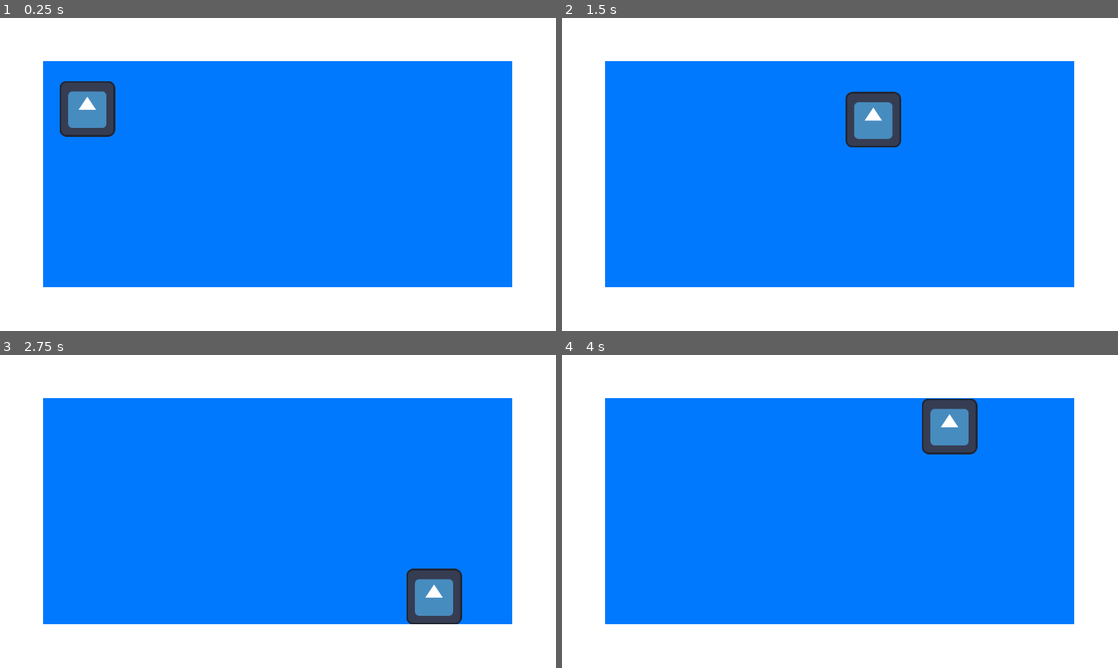
Above: before the commit, frames 1-4 (two rows, left to right).
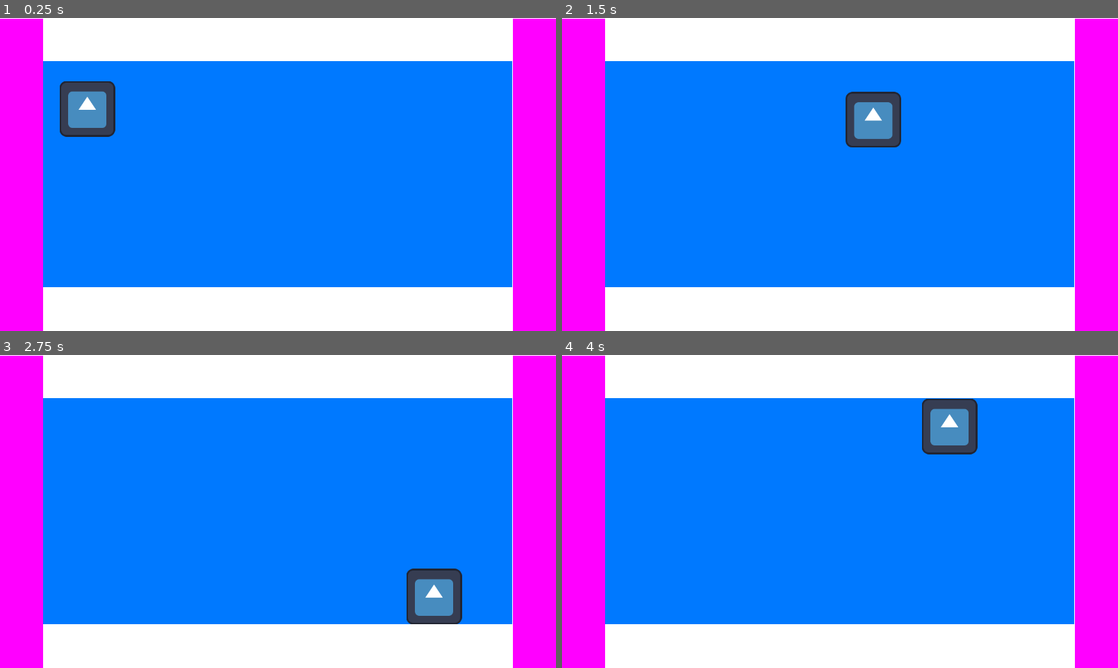
Above: after the commit, the same moments.

Repository: jaysc/bubel
Game: Godot game, scene res://scenes/main.tscn
The game is run twice, just before and just after one commit, with the same random seed, the same clock (stepped at 60 frames per second) and the same inputs. The engine's default icon, where the game draws it, is replaced by a stand-in: a white triangle on a blue panel in a dark square.
Inputs:
- Up to frame 1 (0.25 s): no input
- Up to frame 2 (1.5 s): tap Enter at 0.5 s; hold Right (ui_right) 0.53-1.28 s; tap Space (ui_select) at 0.77 s; hold Down (ui_down) from 1.28 s (still down)
- Up to frame 3 (2.75 s): tap Space (ui_select) at 1.52 s; release Down (ui_down) at 2.03 s; hold Right (ui_right) from 2.03 s (still down)
- Up to frame 4 (4 s): release Right (ui_right) at 2.78 s; hold Up (ui_up) 2.78-3.53 s; tap Space (ui_select) at 3.02, 3.77 s; hold Left (ui_left) from 3.53 s (still down)

The runs differ from the first frame. In frame 1, 15% of the frame differs, in the area x 0-100%, y 0-100%; in frame 2, 15%; in frame 3, 15%; in frame 4, 15%.

Commit message:
Added goal entity

Diff:
--- a/entities/goal.tscn
+++ b/entities/goal.tscn
@@ -1,3 +1,20 @@
-[gd_scene format=3 uid="uid://d128vikrqbbel"]
+[gd_scene load_steps=3 format=3 uid="uid://d128vikrqbbel"]
+
+[sub_resource type="RectangleShape2D" id="RectangleShape2D_va7ls"]
+size = Vector2(100, 720)
+
+[sub_resource type="PlaceholderTexture2D" id="PlaceholderTexture2D_52580"]
+size = Vector2(100, 720)
 
 [node name="goal" type="StaticBody2D"]
+
+[node name="CollisionShape2D" type="CollisionShape2D" parent="."]
+position = Vector2(0, 1)
+shape = SubResource("RectangleShape2D_va7ls")
+
+[node name="TextureRect" type="TextureRect" parent="."]
+offset_left = -50.0
+offset_top = -359.0
+offset_right = 50.0
+offset_bottom = 361.0
+texture = SubResource("PlaceholderTexture2D_52580")
--- a/scenes/main.tscn
+++ b/scenes/main.tscn
@@ -1,6 +1,7 @@
-[gd_scene load_steps=4 format=3 uid="uid://dhui6gl33rhk0"]
+[gd_scene load_steps=5 format=3 uid="uid://dhui6gl33rhk0"]
 
 [ext_resource type="PackedScene" uid="uid://dng7607uqdfv7" path="res://entities/background.tscn" id="1_t2iiw"]
+[ext_resource type="PackedScene" uid="uid://d128vikrqbbel" path="res://entities/goal.tscn" id="2_1u235"]
 [ext_resource type="PackedScene" uid="uid://davg4q616c223" path="res://entities/arena.tscn" id="2_2bg1g"]
 [ext_resource type="PackedScene" uid="uid://dygq4frdaj3gk" path="res://entities/player.tscn" id="3_s7uts"]
 
@@ -8,6 +9,12 @@
 
 [node name="Background" parent="." instance=ExtResource("1_t2iiw")]
 
+[node name="player2Goal" parent="." instance=ExtResource("2_1u235")]
+position = Vector2(591, 0)
+
+[node name="player1Goal" parent="." instance=ExtResource("2_1u235")]
+position = Vector2(-590, 0)
+
 [node name="Arena" parent="." instance=ExtResource("2_2bg1g")]
 
 [node name="Player" parent="." instance=ExtResource("3_s7uts")]
